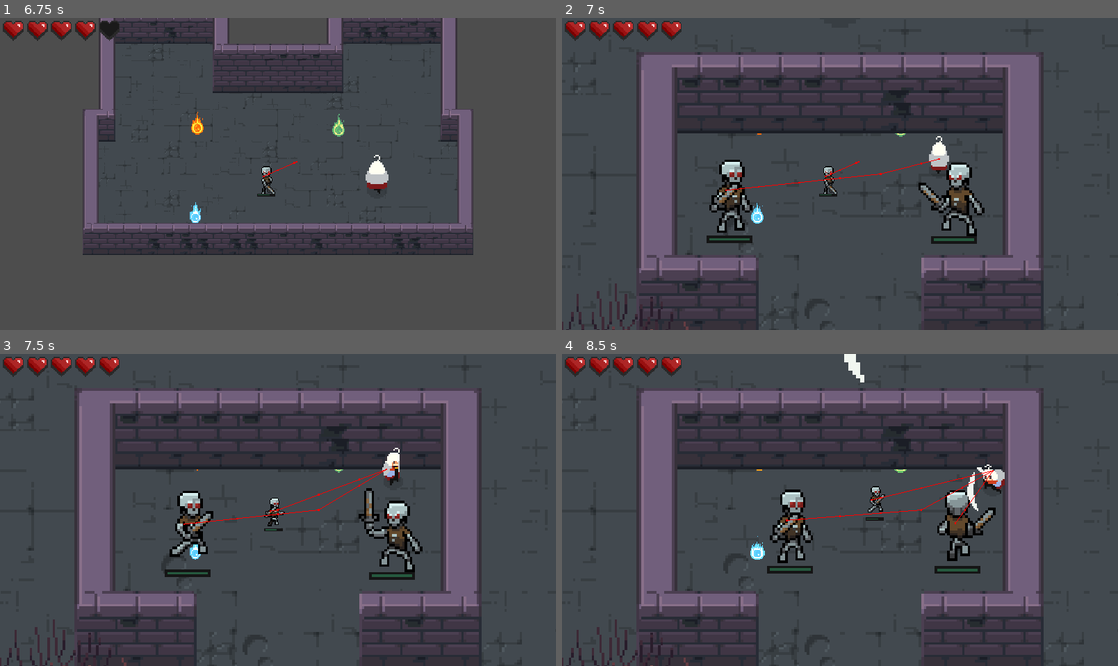
Above: before the commit, frames 1-4 (two rows, left to right).
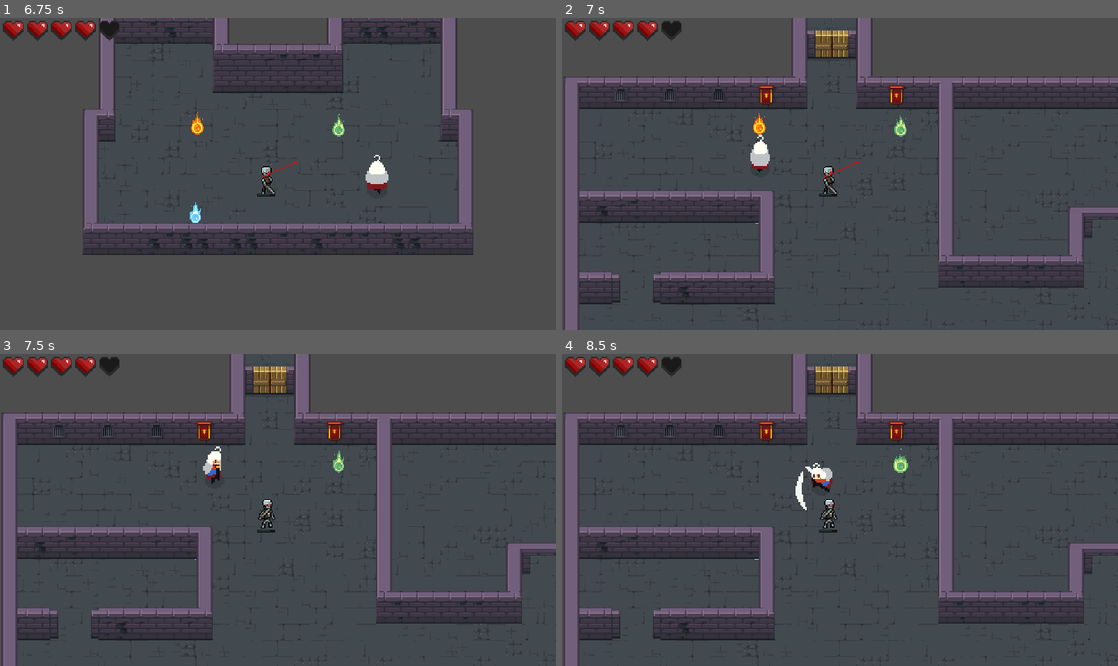
Above: after the commit, the same moments.

Repository: GuusOomen/Arcane-Dungeons-Trials-of-the-Elements
Game: Godot game, scene res://Scenes/main.tscn
Same seed, same stepped clock (60 frames per second), same inputs: the game is played once before the commit and once after it.
Inputs (mouse positions are in pixels of both pictures, inside the frame that each line leads up to):
- Up to frame 1 (6.75 s): tap Enter (ui_accept) at 0.5, 0.77, 1.52, 3.02, 3.77, 4.52, 6.02 s; move the mouse to (400, 158) at 0.52 s; hold D (right) 0.53-1.28 s; tap Space (attack) at 0.6, 4.35 s; move the mouse to (166, 189) at 1.27 s; hold S (down) 1.28-2.03 s; click (166, 189) at 1.35 s; move the mouse to (333, 105) at 2.02 s; hold D (right) 2.03-2.78 s; tap Shift (roll) at 2.1, 5.85 s; move the mouse to (250, 236) at 2.77 s; hold W (up) 2.78-3.53 s; tap Mouse wheel down (scroll_down) at 2.85, 6.6 s; move the mouse to (444, 220) at 3.52 s; hold A (left) 3.53-5.03 s; tap Mouse wheel up (scroll_up) at 3.6 s; move the mouse to (111, 127) at 4.27 s; move the mouse to (305, 174) at 5.02 s; hold S (down) 5.03-5.78 s; click (305, 174) at 5.1 s; move the mouse to (194, 96) at 5.77 s; hold D (right) 5.78-6.53 s; move the mouse to (400, 158) at 6.52 s; hold W (up) from 6.53 s (still down)
- Up to frame 2 (7 s): keep holding W (up); tap Enter (ui_accept) at 6.77 s
- Up to frame 3 (7.5 s): move the mouse to (166, 525) at 7.27 s; release W (up) at 7.28 s; hold D (right) from 7.28 s (still down); tap Mouse wheel up (scroll_up) at 7.35 s
- Up to frame 4 (8.5 s): tap Enter (ui_accept) at 7.52 s; move the mouse to (895, 441) at 8.02 s; release D (right) at 8.03 s; hold S (down) from 8.03 s (still down); tap Space (attack) at 8.1 s

Frame 1 is identical in both runs. In frame 2, 28% of the frame differs, in the area x 0-100%, y 0-100%; in frame 3, 28%; in frame 4, 28%.

Commit message:
Kleine aanpassingen

Diff:
--- a/Scenes/rooms/room_2.tscn
+++ b/Scenes/rooms/room_2.tscn
@@ -1,6 +1,7 @@
-[gd_scene load_steps=8 format=4 uid="uid://dclyxwsviankf"]
+[gd_scene load_steps=9 format=4 uid="uid://dclyxwsviankf"]
 
 [ext_resource type="Texture2D" uid="uid://dak85krm7wp57" path="res://Assets/dungeon/Dungeon tileset.png" id="1_6c4it"]
+[ext_resource type="PackedScene" uid="uid://cocnbhx4hnyyp" path="res://Scenes/teleporter.tscn" id="2_cfplr"]
 
 [sub_resource type="TileSetAtlasSource" id="TileSetAtlasSource_mgr75"]
 texture = ExtResource("1_6c4it")
@@ -389,3 +390,6 @@
 z_as_relative = false
 tile_map_data = PackedByteArray("AAD8/wwAAAAKAAgAAAD8/w0AAAAJAAkAAAD9/wwAAAAMAAgAAAD9/w0AAAAMAAsAAAD+/wwAAAANAAoAAAD+/w …(10464 unchanged characters)…
 tile_set = SubResource("TileSet_0fuiu")
+
+[node name="Teleporter" parent="." instance=ExtResource("2_cfplr")]
+position = Vector2(104, 296)
--- a/Scenes/rooms/test_room.tscn
+++ b/Scenes/rooms/test_room.tscn
@@ -2,7 +2,7 @@
 
 [ext_resource type="Texture2D" uid="uid://dak85krm7wp57" path="res://Assets/dungeon/Dungeon tileset.png" id="1_lwhjf"]
 [ext_resource type="PackedScene" uid="uid://cocnbhx4hnyyp" path="res://Scenes/teleporter.tscn" id="2_dmrq2"]
-[ext_resource type="PackedScene" uid="uid://bc40cf455yxnq" path="res://Scenes/rooms/room_1.tscn" id="3_jwxmm"]
+[ext_resource type="PackedScene" uid="uid://dclyxwsviankf" path="res://Scenes/rooms/room_2.tscn" id="3_rr10t"]
 
 [sub_resource type="TileSetAtlasSource" id="TileSetAtlasSource_52dnu"]
 texture = ExtResource("1_lwhjf")
@@ -429,4 +429,5 @@
 
 [node name="Teleporter" parent="." instance=ExtResource("2_dmrq2")]
 position = Vector2(128, 0)
-target_room = ExtResource("3_jwxmm")
+target_room = ExtResource("3_rr10t")
+target_position = Vector2(-196, -16)
--- a/Scripts/main.gd
+++ b/Scripts/main.gd
@@ -18,7 +18,7 @@
 # Called when the node enters the scene tree for the first time.
 func _ready() -> void:
 	var waterorb = orb.instantiate()
-	var character = player.instantiate()
+	character = player.instantiate()
 	var enemy = enemy_skeleton.instantiate()
 
 	enemy.position = Vector2(-400,0)
@@ -26,7 +26,7 @@
 	waterorb.type = 2
 
 	#Load starting room
-	_load_room(starting_room, Vector2(100, 100))
+	_load_room(starting_room, Vector2(0, 0))
 	add_child(character)
 	add_child(waterorb)
 	add_child(enemy)
@@ -45,7 +45,7 @@
 
 	# Position the player in the new room
 	if character:
-		character.position = player_start_position
+		character.position = player_start_position #Dit werkt nog niet, player spawn altijd op dezelfde plek
 
 func teleport_to_room(room_scene: PackedScene, player_start_position: Vector2) -> void:
 	_load_room(room_scene, player_start_position)
